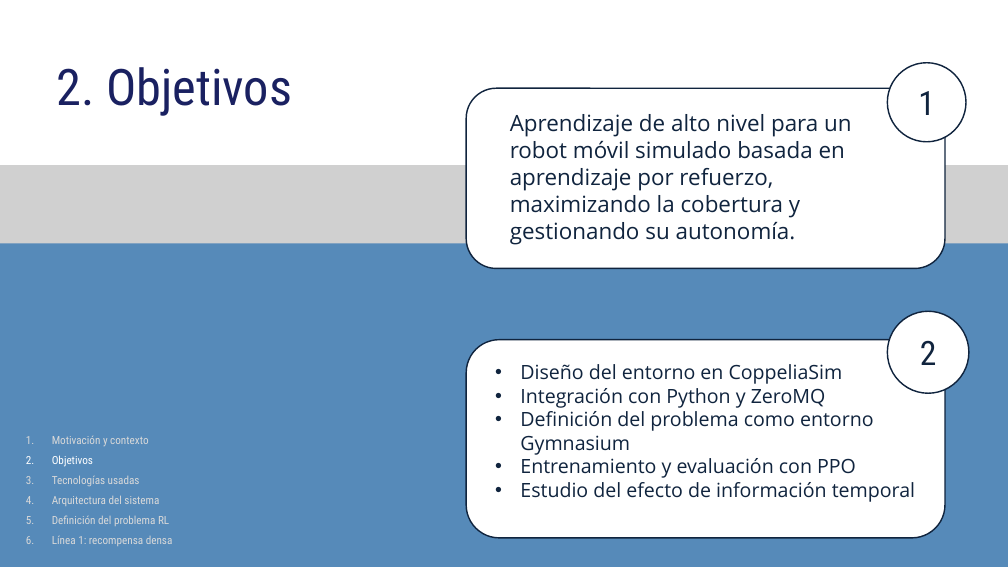
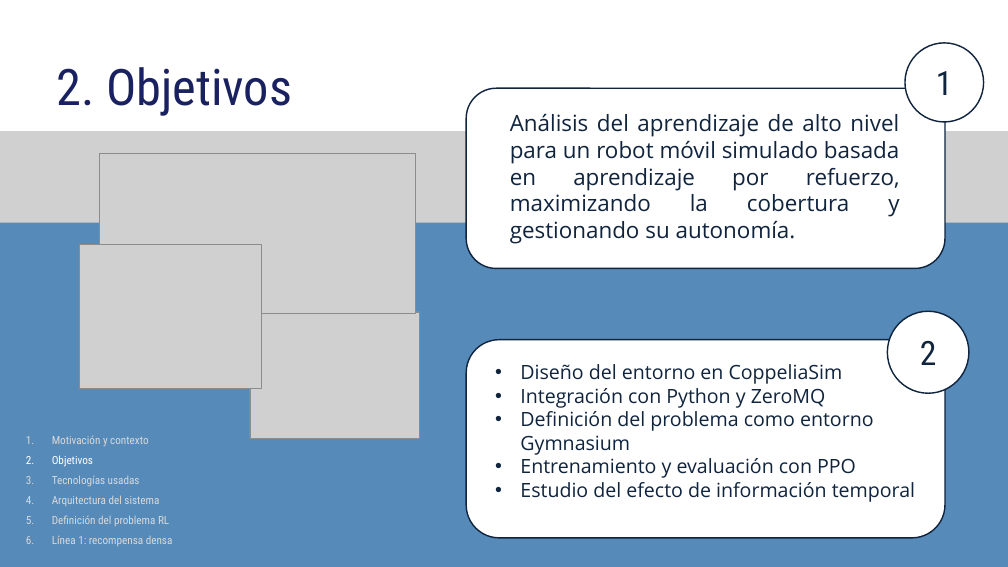
Before and after one commit to davidsolero/TFG-Coppelia-Reinforcement-Learning, a slide deck: slide 4 of redaccion/defensa/Presentación Trabajo Final Tesis Profesional Moderna Sencilla Azul .pptx. Drawn at 1008x567 pixels with LibreOffice and Linux fonts; fonts in the diff are those of the drawing; grey boxes stand for pictures. Boxes give left, top, right and bottom in pixels: in the first picture for what was removed or moved away, otherwise in the second. Text is boxed around its words. In the diff, an @@ line names an element or a change of style, - is before the commit and + after.

```diff
--- a/redaccion/defensa/Presentación Trabajo Final Tesis Profesional Moderna Sencilla Azul .pptx
+++ b/redaccion/defensa/Presentación Trabajo Final Tesis Profesional Moderna Sencilla Azul .pptx
@@ freeform shape: place and size @@
-freeform shape at [0, 0, 1008, 165]
+freeform shape at [0, 0, 1008, 131]
@@ ellipse "1": place and size @@
-ellipse "1" at [888, 62, 966, 142]
+ellipse "1" at [905, 43, 984, 122]
@@ text at [510, 113, 900, 244]: text changed @@
-Aprendizaje de alto nivel para un robot móvil simulado basada en aprendizaje por refuerzo, maximizando la cobertura y gestionando su autonomía.
+Análisis del aprendizaje de alto nivel para un robot móvil simulado basada en aprendizaje por refuerzo, maximizando la cobertura y gestionando su autonomía.
@@ picture: place and size @@
-picture at [0, 152, 1008, 243]
+picture at [0, 131, 1008, 223]
@@ picture added at [99, 153, 415, 313] @@
@@ picture added at [79, 244, 261, 389] @@
@@ picture added at [250, 312, 419, 439] @@
```
Also in this commit, not shown: 7 other slides changed, 2 slides added.
